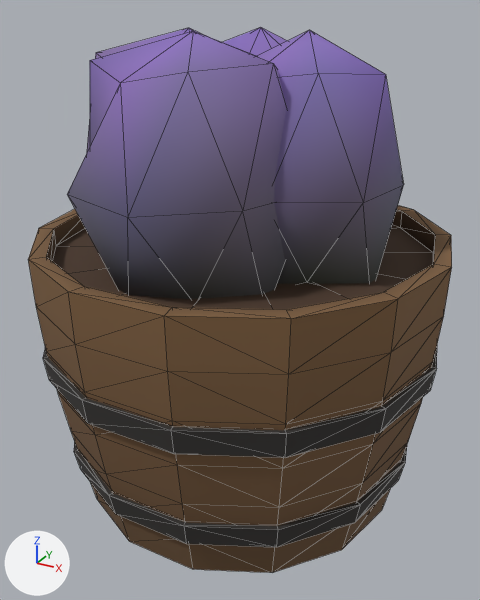
What one commit did to the glTF model games/yorimichi/assets/belmonte/meshes/SM_BM_BP_BarrelPlanter.glb.
Before and after are seen from a 50 mm camera at (0.489, -0.895, 0.777) aimed at (0.005, -0.016, 0.338). Every picture has the same lights, and +X, +Y and +Z are marked at lower left. The picture after the commit comes second. Mesh edges are drawn as thin lines. Vertices at exactly the same position are counted once.

Names of what the first picture shows: 'SM_BM_BP_BarrelPlanter'.
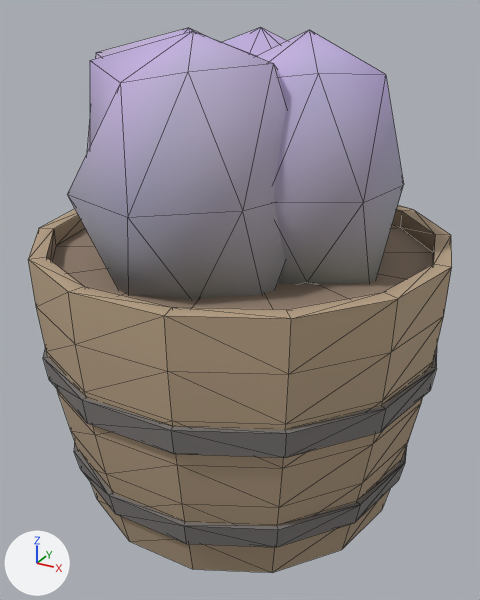
Boxes (x1, y1, x2, y2) around the edits, measured in the pictures (480 x 600 px):
part 1 of me_sm_bp_barrelplanter, recoloured (lighter): (28, 185, 452, 526) in both
part 2 of me_sm_bp_barrelplanter, recoloured (lighter): (43, 210, 437, 573) in both
part 3 of me_sm_bp_barrelplanter, recoloured (lighter): (67, 27, 404, 217) in both

Patch to the scene script:
```diff
--- a/games/yorimichi/assets/belmonte/meshes/SM_BM_BP_BarrelPlanter.glb.py
+++ b/games/yorimichi/assets/belmonte/meshes/SM_BM_BP_BarrelPlanter.glb.py
@@ me_sm_bp_barrelplanter @@
 me_sm_bp_barrelplanter.from_pydata(...)  # 343 vertices, 598 faces; spans x -0.33..0.33, y -0.322..0.322, z 0.0..0.75
 # used by ob_sm_bm_bp_barrelplanter; location = (0.0, 0.0, 0.0)
+# me_sm_bp_barrelplanter part 1: 184 faces centred in x -0.318..0.318, y -0.321..0.321, z 0.125..0.51 are repainted in the vertex colours; the middle colour goes from brown #74593b to beige #b4a084
+# me_sm_bp_barrelplanter part 2: 318 faces centred in x -0.314..0.314, y -0.318..0.318, z 0.025..0.511 are repainted in the vertex colours; the middle colour goes from dark grey #33302e to grey #7c7876
+# me_sm_bp_barrelplanter part 3: 96 faces centred in x -0.238..0.231, y -0.249..0.23, z 0.589..0.726 are repainted in the vertex colours; the middle colour goes from purple #8069ab to purple #bcacd6
 me_sm_bp_barrelplanter.materials.append(mat_bm_000_m_wood_008)
```
